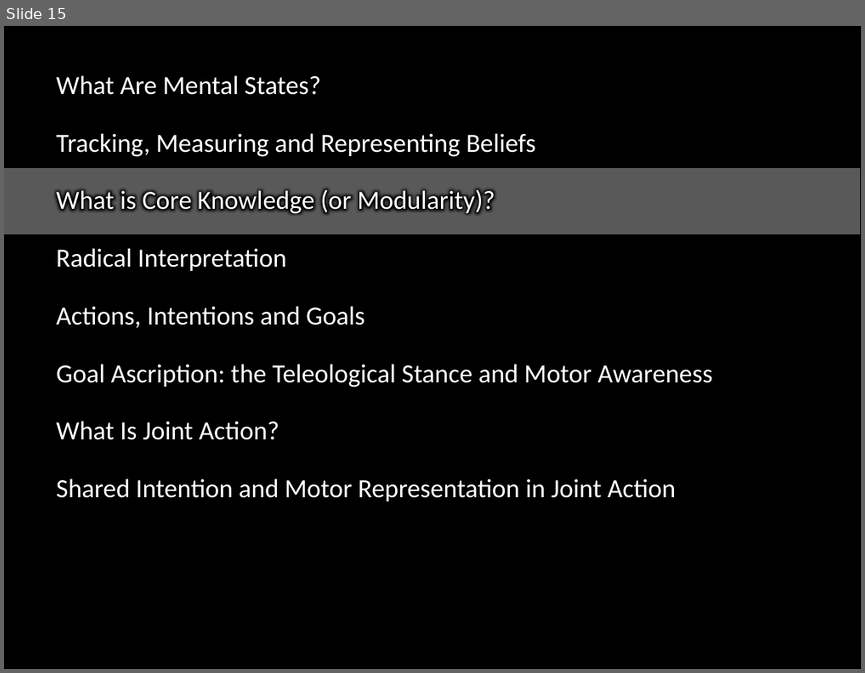
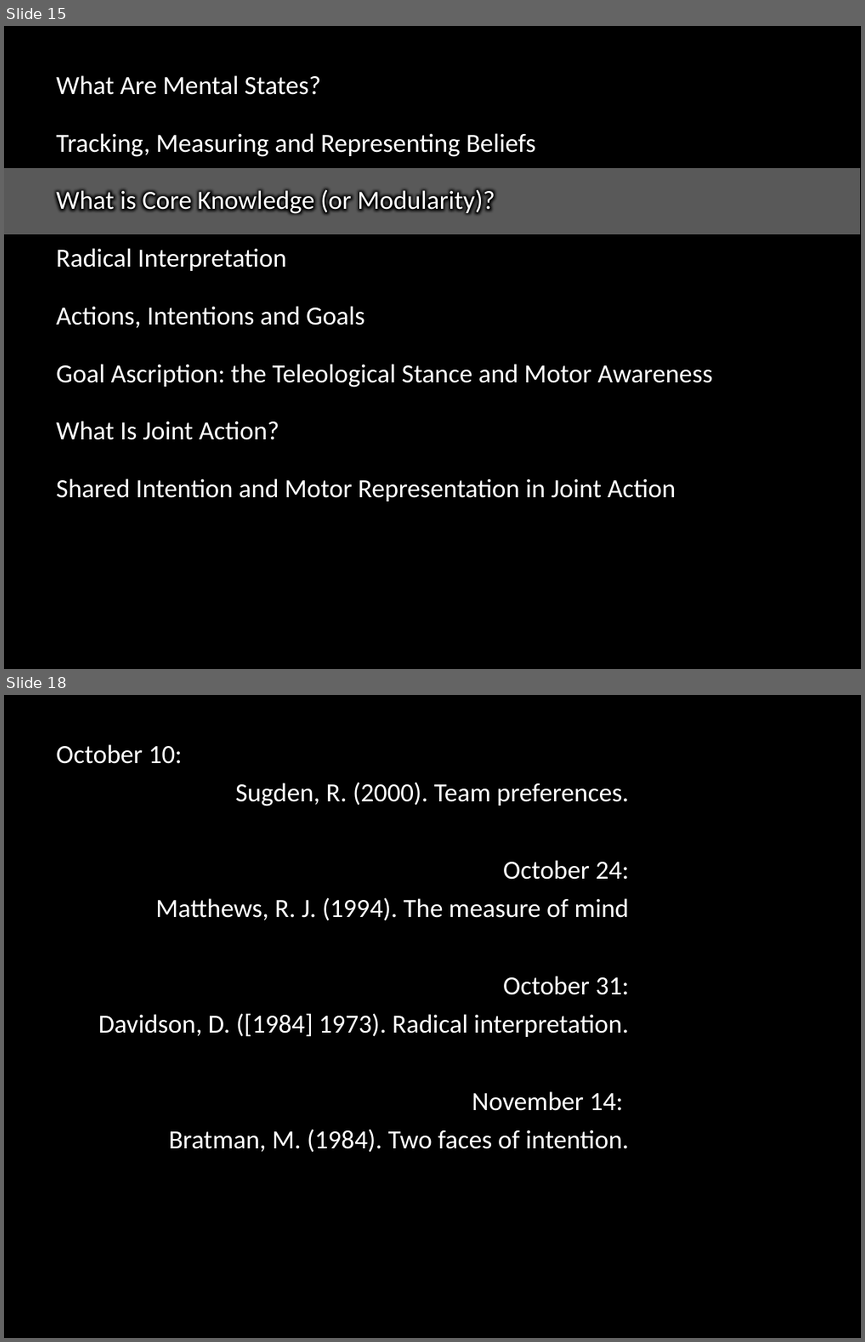
Before and after one commit to butterfill/lecture_mindreading_joint_action_philosophical_tools, a slide deck: lecture01/lecture01.ppt.pptx. Shown one above the other, each under a label of ours: slide 15 before the commit, slides 15 and 18 after it; the slides between them are not shown. The pictures are 865x673 and 865x1342 pixels, drawn with LibreOffice and Linux fonts; fonts in the diff are those of the drawing. Boxes give left, top, right and bottom in pixels: in the first picture for what was removed or moved away, otherwise in the second. Text is boxed around its words. In the diff, an @@ line names an element or a change of style, - is before the commit and + after.

```diff
--- a/lecture01/lecture01.ppt.pptx
+++ b/lecture01/lecture01.ppt.pptx
@@ slide 18 added at [4,695,861,1338], background #000000 @@
@@ text added at [56,744,629,1151], 22 pt, text #FFFFFF @@
+October 10:
+Sugden, R. (2000). Team preferences.
+October 24:
+Matthews, R. J. (1994). The measure of mind
+October 31:
+Davidson, D. ([1984] 1973). Radical interpretation.
+November 14:
+Bratman, M. (1984). Two faces of intention.
```
Also in this commit, not shown: 5 slides changed, 30 other slides added, 6 slides removed, 3 other files.
